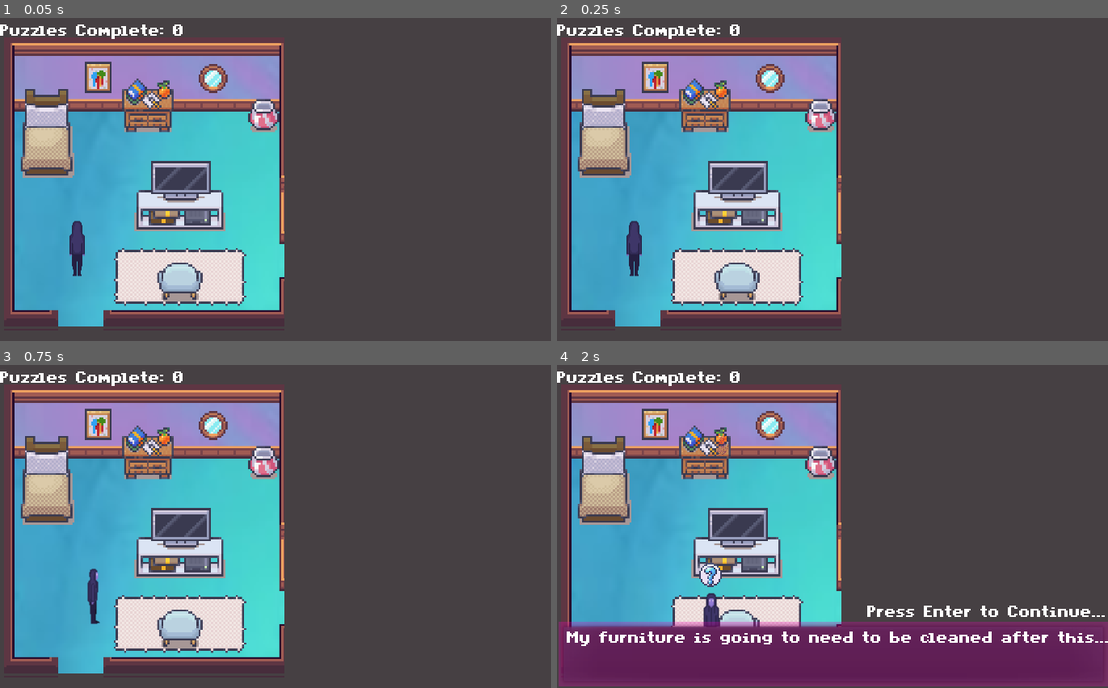
Above: before the commit, frames 1-4 (two rows, left to right).
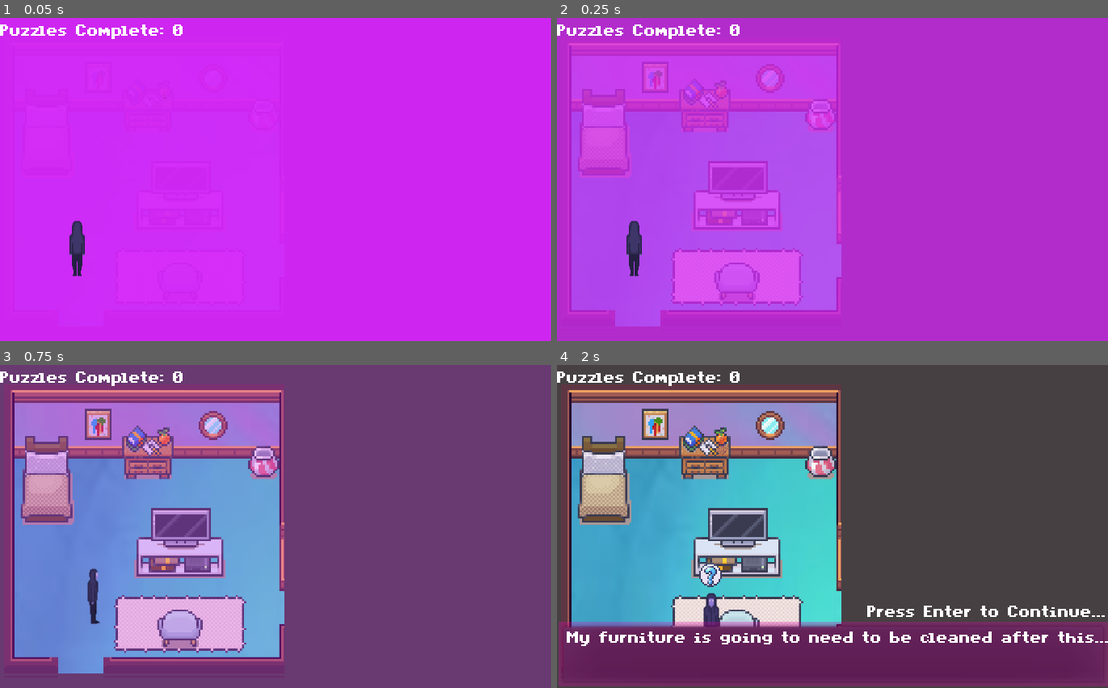
Above: after the commit, the same moments.

Repository: JayTheDaniels/The-Astral-Project
Game: Godot game, scene res://Src/Levels/AstralBedroom.tscn
The game is run twice, just before and just after one commit, with the same random seed, the same clock (stepped at 60 frames per second) and the same inputs. This scene is started directly instead of the project's main scene.
Inputs:
- Up to frame 1 (0.05 s): no input
- Up to frame 2 (0.25 s): no input
- Up to frame 3 (0.75 s): tap Enter (accept) at 0.5 s; hold D (right) from 0.53 s (still down); tap Space (interact) at 0.6 s
- Up to frame 4 (2 s): release D (right) at 1.28 s; hold Down (down) from 1.28 s (still down); tap Enter (accept) at 1.35 s; tap Space (interact) at 1.55 s

The runs differ from the first frame. In frame 1, 99% of the frame differs, in the area x 0-100%, y 0-100%; in frame 2, 99%; in frame 3, 99%; in frame 4, nothing differs.

Commit message:
Updated Living Room Scavenger Hunt
Almost working... so close...

Diff:
--- a/Src/Code/Global.gd
+++ b/Src/Code/Global.gd
@@ -109,6 +109,19 @@
 		var fireplace = get_tree().get_root().get_node("/root/LivingRoom/Fireplace")
 		fireplace.InteractText = fireplace.ScavengerHuntText
 		get_tree().get_root().get_node("/root/LivingRoom/Fireplace").set_script(portal)
+	if scavengerHuntStage == 3:
+		var chair = get_tree().get_root().get_node("/root/AstralLivingRoom/Chair")
+		chair.InteractText = chair.ScavengerHuntText
+	if scavengerHuntStage == 4:
+		var stool2 = get_tree().get_root().get_node("/root/AstralLivingRoom/Stool2")
+		stool2.InteractText = stool2.ScavengerHuntText
+	if scavengerHuntStage == 5:
+		var chair2 = get_tree().get_root().get_node("/root/AstralLivingRoom/Chair2")
+		chair2.InteractText = chair2.ScavengerHuntText
+	if scavengerHuntStage == 6:
+		var fireplace = get_tree().get_root().get_node("/root/AstralLivingRoom/Fireplace")
+		fireplace.InteractText = fireplace.ScavengerHuntText
+		get_tree().get_root().get_node("/root/AstralLivingRoom/Fireplace").set_script(portal)
 
 func kitchen():
 	if scavengerHuntStage == 1:
--- a/Src/Code/Leela.gd
+++ b/Src/Code/Leela.gd
@@ -68,7 +68,7 @@
 		dialogue.dialogue = "Don't worry human. I can show you how to navigate \n The Astral Plane."
 		dialogue.open(self.get_path())
 	if dialogueCounter == 3:
-		dialogue.dialogue = "Let's make a game of it! Beside me is your book shelf. \n Your first clue waits for you there."
+		dialogue.dialogue = "Let's make a game of it! Beside me is your mirror. \n Your first clue waits for you there."
 		dialogue.open(self.get_path())
 		Global.scavengerHunt = true
 		Global.scavengerHuntLevel = 1
--- a/Src/Levels/AstralBedroom.tscn
+++ b/Src/Levels/AstralBedroom.tscn
@@ -6,6 +6,7 @@
 [ext_resource path="res://Assets/bedroom_bathroom_astralworld.png" type="Texture" id=4]
 [ext_resource path="res://Src/Game Objects/Base_Object.tscn" type="PackedScene" id=5]
 [ext_resource path="res://Src/Sound/MusicAstralBackgroundLoop.tscn" type="PackedScene" id=6]
+[ext_resource path="res://Src/UI/AstralTransition.tscn" type="PackedScene" id=7]
 
 [node name="AstralBedroom" type="YSort" groups=[
 "Astral",
@@ -56,7 +57,7 @@
 [node name="AstralBookshelf" parent="." instance=ExtResource( 5 )]
 position = Vector2( 136, 32 )
 scale = Vector2( 1.3, 1.3 )
-InteractText = "Are my books okay?"
+InteractText = "How do I look?"
 ScavengerHuntText = "Poor lost, wandering soul. Sometimes sitting
  still is the only way to move forward."
 
@@ -84,4 +85,5 @@
 Leela beckons for you."
 
 [node name="MusicAstralBackgroundLoop" parent="." instance=ExtResource( 6 )]
-pause_mode = 2
+
+[node name="AstralTransition" parent="." instance=ExtResource( 7 )]
--- a/Src/Levels/AstralLivingRoom.tscn
+++ b/Src/Levels/AstralLivingRoom.tscn
@@ -29,7 +29,7 @@
 polygon = PoolVector2Array( 8, 0, 8, 72, 8, 168, 272, 168, 272, 143.642, 288, 144, 288, 128.57, 288, 104, 272, 104, 272, 64, 232, 64, 232, 40, 232, 64, 224, 64, 184, 64, 176, 64, 176, 48, 112, 48, 112, 72, 8, 72, 8, -136, 440, -136, 440, 224, -32, 224, -32, -136, 8, -136 )
 
 [node name="Player" parent="." instance=ExtResource( 2 )]
-position = Vector2( 256, 88 )
+position = Vector2( 216, 104 )
 
 [node name="UI" parent="." instance=ExtResource( 3 )]
 margin_left = 1.0
@@ -50,11 +50,6 @@
 [node name="Table" parent="." instance=ExtResource( 5 )]
 position = Vector2( 39.6986, 120.943 )
 scale = Vector2( 3, 1.5 )
-script = null
-
-[node name="Stool" parent="." instance=ExtResource( 5 )]
-position = Vector2( 183.295, 113.7 )
-scale = Vector2( 0.741, 0.3 )
 script = null
 
 [node name="Stool2" parent="." instance=ExtResource( 5 )]
--- a/Src/Levels/AstralOffice.tscn
+++ b/Src/Levels/AstralOffice.tscn
@@ -52,8 +52,7 @@
 scale = Vector2( 2, 1.5 )
 InteractText = "Always more work than
 there is time to do it in."
-ScavengerHuntText = "(placeholder) Congrats, you did it!
-Return to Leela."
+ScavengerHuntText = "I guess this place still gets wifi."
 
 [node name="Mirror" parent="." instance=ExtResource( 5 )]
 position = Vector2( 58, 74 )
--- a/Src/Levels/Bedroom.tscn
+++ b/Src/Levels/Bedroom.tscn
@@ -68,6 +68,6 @@
 InteractText = "I only own purple hoodies."
 
 [node name="Books" parent="." instance=ExtResource( 5 )]
-position = Vector2( 160, 56 )
+position = Vector2( 136, 32 )
 scale = Vector2( 1.3, 1.3 )
-InteractText = "I'll get to reading these eventually..."
+InteractText = "I have too many mirrors."
--- a/Src/Levels/LivingRoom.tscn
+++ b/Src/Levels/LivingRoom.tscn
@@ -48,9 +48,6 @@
 scale = Vector2( 2.84, 1 )
 InteractText = "I always find myself coming back here
 to sit alone and think."
-ScavengerHuntText = "The warmth of the fire is so comforting.
-
-The flames are entrancing..."
 
 [node name="Flat Door" parent="." instance=ExtResource( 5 )]
 position = Vector2( 141.662, 42.2692 )
@@ -70,8 +67,9 @@
 [node name="Stool" parent="." instance=ExtResource( 5 )]
 position = Vector2( 183.295, 113.7 )
 scale = Vector2( 0.741, 0.3 )
-InteractText = "A seat next to an open fire."
-ScavengerHuntText = "The fire is so nice. I should get closer."
+InteractText = "The fire is so nice. I should get closer."
+ScavengerHuntText = "The warmth of the fire is so comforting.
+The flames are entrancing..."
 startpoint = true
 
 [node name="Flowers" parent="." instance=ExtResource( 5 )]
Not shown: 1 places in Src/Levels/AstralBedroom.tscn that only renumber resources
